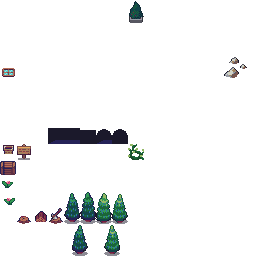
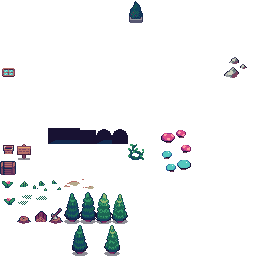
Layers edited between the first and the second 256px x 256px image:
hid "Layer #2" over [0, 1, 247, 254]
added layer "Pasted Layer" above "Layer #3" over [0, 1, 247, 254]
